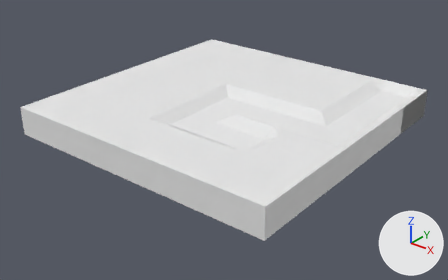
What one commit did to the OBJ model Assets/Stimuli/56f.obj.
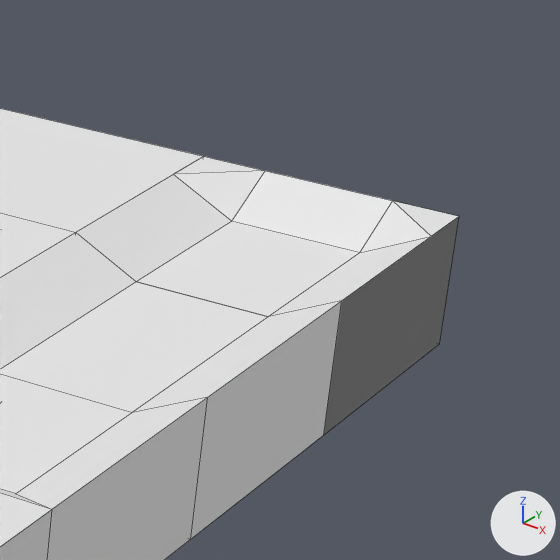
The first picture shows the older version from a 50 mm lens placed at (28.29, -11.72, 8.56), pointed at (16.09, 3.52, -0.89). The close-ups show both versions on the part from 75% to 100% of the width and 17% to 57% of the height of that picture; other places that the commit changed are outside them. The lights are fixed; the arrows at lower right show +X, +Y and +Z. The close-ups show mesh edges as thin lines. Where no turn or scale is listed for an object, it has been applied to the vertices. Vertices at the same position are counted once.

The scene before the commit, as lines of its bpy script (objects in view):
```python
me_foil_corner_4_2_corner_5569 = bpy.data.meshes.new('foil.corner.4.2_corner.5569')
me_foil_corner_4_2_corner_5569.from_pydata(...)  # 15 vertices, 10 faces, 3 loose edges; spans x 19.0..21.0, y 3.0..5.0, z -0.5..0.5
me_foil_corner_4_2_corner_5569.materials.append(mat_none)  # white #e7e7e7
me_foil_ending_4_4_ending_2744 = bpy.data.meshes.new('foil.ending.4.4_ending.2744')
me_foil_ending_4_4_ending_2744.from_pydata(...)  # 16 vertices, 15 faces; spans x 19.0..21.0, y 7.0..9.0, z -0.5..0.5
me_foil_ending_4_4_ending_2744.materials.append(mat_none)  # white #e7e7e7
# before: 0 (20.5, 8.5, 0.25) at pixel (359, 252), 1 (19.5, 8.5, 0.25) at pixel (231, 221), 2 (21.0, 7.0, -0.5) at pixel (323, 435), 3 (21.0, 7.0, 0.5) at pixel (341, 300), 4 (21.0, 9.0, -0.5) at pixel (439, 343)
# before: 5 (21.0, 9.0, 0.5) at pixel (459, 216), 6 (19.0, 7.0, -0.5), 7 (19.0, 7.0, 0.5) at pixel (75, 232), 8 (19.0, 9.0, -0.5), 9 (19.0, 9.0, 0.5) at pixel (203, 156)
# before: 10 (19.5, 7.0, 0.25) at pixel (136, 281), 11 (20.5, 7.0, 0.25) at pixel (268, 316), 12 (19.5, 9.0, 0.5) at pixel (265, 170), 13 (20.5, 9.0, 0.5) at pixel (392, 200), 14 (19.0, 8.5, 0.5) at pixel (173, 174)
# before: 15 (21.0, 8.5, 0.5) at pixel (431, 236)
me_foil_through_4_3_through_1291 = bpy.data.meshes.new('foil.through.4.3_through.1291')
me_foil_through_4_3_through_1291.from_pydata(...)  # 12 vertices, 8 faces; spans x 19.0..21.0, y 5.0..7.0, z -0.5..0.5
me_foil_through_4_3_through_1291.materials.append(mat_none)  # white #e7e7e7
# before: 0 (19.0, 5.0, -0.5), 1 (19.0, 5.0, 0.5), 2 (19.0, 7.0, -0.5), 3 (19.0, 7.0, 0.5) at pixel (75, 232), 4 (21.0, 5.0, -0.5) at pixel (190, 539)
# before: 5 (21.0, 5.0, 0.5) at pixel (207, 397), 6 (21.0, 7.0, -0.5) at pixel (323, 435), 7 (21.0, 7.0, 0.5) at pixel (341, 300), 8 (20.5, 7.0, 0.25) at pixel (268, 316), 9 (20.5, 5.0, 0.25) at pixel (131, 412)
# before: 10 (19.5, 7.0, 0.25) at pixel (136, 281), 11 (19.5, 5.0, 0.25)
ob_foil_corner_4_2_corner_5569 = bpy.data.objects.new('foil.corner.4.2_corner.5569', me_foil_corner_4_2_corner_5569)
ob_foil_corner_4_2_corner_5569.location = (0.0, 0.0, 0.0)
ob_foil_ending_4_4_ending_2744 = bpy.data.objects.new('foil.ending.4.4_ending.2744', me_foil_ending_4_4_ending_2744)
ob_foil_ending_4_4_ending_2744.location = (0.0, 0.0, 0.0)
ob_foil_through_4_3_through_1291 = bpy.data.objects.new('foil.through.4.3_through.1291', me_foil_through_4_3_through_1291)
ob_foil_through_4_3_through_1291.location = (0.0, 0.0, 0.0)
# also in view: 'foil.block.4.1_block.24696' at (20.0, 2.0, 0.0); 'foil.block.3.3_block.24693' at (18.0, 6.0, 0.0); 'foil.block.3.4_block.24694' at (18.0, 8.0, 0.0)
```
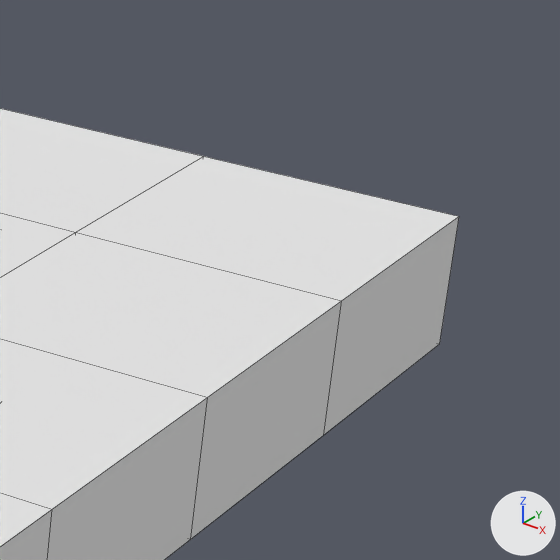
What changed in the scene script:
```text
Change me_foil_ending_4_4_ending_2744:
    where me_foil_ending_4_4_ending_2744.from_pydata(...)  # 16 vertices, 15 faces; spans x 19.0..21.0, y 7.0..9.0, z -0.5..0.5
    used by ob_foil_ending_4_4_ending_2744; location = (0.0, 0.0, 0.0)
    verts and faces of me_foil_ending_4_4_ending_2744; kept vertices keep their numbers, new ones are numbered from 16
    remove me_foil_ending_4_4_ending_2744.materials.append(mat_none)  # white #e7e7e7
    me_foil_ending_4_4_ending_2744 part 2
    add delete_vertices([0, 1, *range(10, 16)])  # with the faces that use them
    add faces += [(4, 8, 9, 5), (2, 3, 7, 6), (3, 5, 9, 7)]
    add me_foil_ending_4_4_ending_2744.materials.append(mat_material)  # white #e7e7e7
Change me_foil_through_4_3_through_1291:
    where me_foil_through_4_3_through_1291.from_pydata(...)  # 12 vertices, 8 faces; spans x 19.0..21.0, y 5.0..7.0, z -0.5..0.5
    used by ob_foil_through_4_3_through_1291; location = (0.0, 0.0, 0.0)
    verts and faces of me_foil_through_4_3_through_1291; kept vertices keep their numbers, new ones are numbered from 12
    remove me_foil_through_4_3_through_1291.materials.append(mat_none)  # white #e7e7e7
    me_foil_through_4_3_through_1291 part 1
    add delete_vertices([*range(8, 12)])  # with the faces that use them
    add faces += [(2, 3, 7, 6), (0, 4, 5, 1), (1, 5, 7, 3)]
    add me_foil_through_4_3_through_1291.materials.append(mat_material)  # white #e7e7e7
```

What differs and where, as boxes (x1, y1, x2, y2) in the close-ups (560 x 560 px):
part 1 of me_foil_through_4_3_through_1291, cut back
    before: (0, 233, 341, 412)
    after: (0, 233, 341, 397)
part 2 of me_foil_ending_4_4_ending_2744, cut back
    before: (76, 159, 459, 343)
    after: (76, 159, 459, 301)
